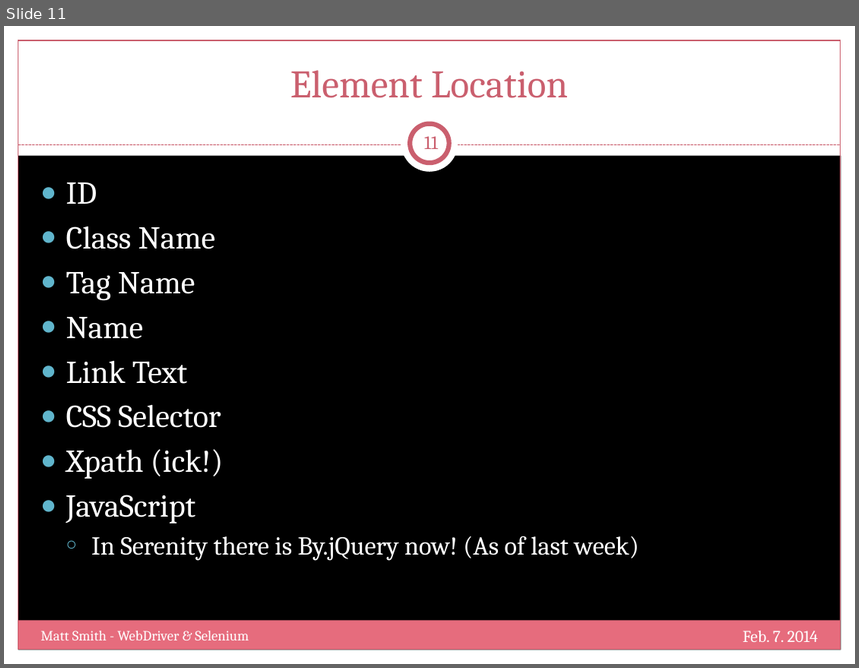
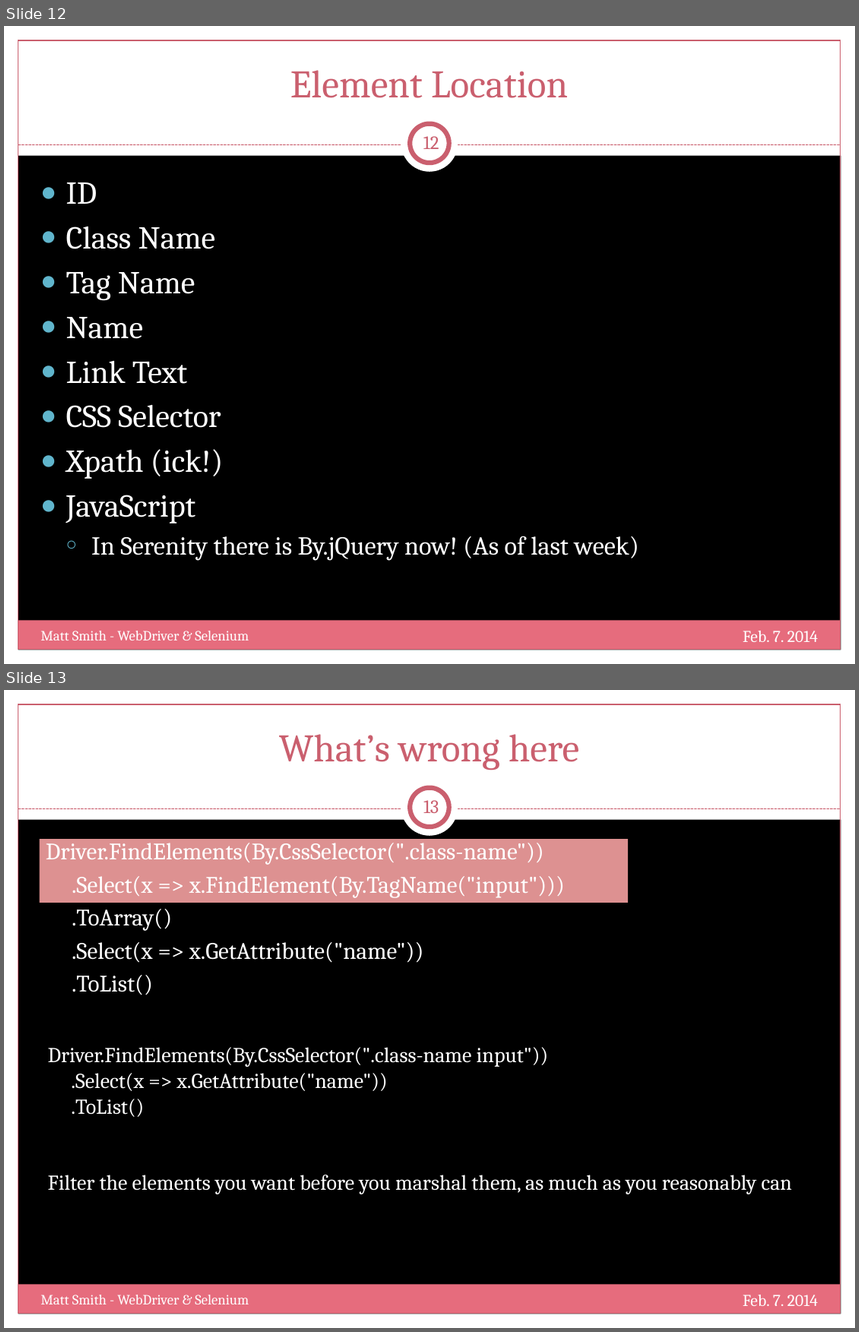
Before and after one commit to mtscout6/my-presentations, a slide deck: WebDriver/Slides.pptx. Shown one above the other, each under a label of ours: slide 11 before the commit, slides 12 and 13 after it. The pictures are 859x668 and 859x1332 pixels, drawn with LibreOffice and Linux fonts; fonts in the diff are those of the drawing; background and template pictures are left out. Boxes give left, top, right and bottom in pixels: in the first picture for what was removed or moved away, otherwise in the second. Text is boxed around its words. In the diff, an @@ line names an element or a change of style, - is before the commit and + after.

Commit message:
Added more slides for WebDriver presentation

```diff
--- a/WebDriver/Slides.pptx
+++ b/WebDriver/Slides.pptx
@@ slide 13 added at (4, 690, 855, 1328), background picture (left out); not listed: 9 template elements that a slide beside it also shows @@
@@ title added at (279, 734, 579, 770), 33 pt, text #CB5F6E @@
+What’s wrong here
@@ page number added at (424, 800, 439, 813), 16 pt, text #CB5F6E @@
+13
@@ rectangle added at (40, 839, 629, 903), fill #DD9191 @@
@@ text added at (46, 838, 565, 996), 20 pt, text #FFFFFF @@
+Driver.FindElements(By.CssSelector(".class-name"))
+.Select(x => x.FindElement(By.TagName("input")))
+.ToArray()
+.Select(x => x.GetAttribute("name"))
+.ToList()
@@ text added at (48, 1047, 549, 1117), 18 pt, text #FFFFFF @@
+Driver.FindElements(By.CssSelector(".class-name input"))
+.Select(x => x.GetAttribute("name"))
+.ToList()
@@ text added at (48, 1175, 793, 1195), 18 pt, text #FFFFFF @@
+Filter the elements you want before you marshal them, as much as you reasonably can
@@ text added at (40, 1295, 249, 1305), 12 pt, text #FFFFFF @@
+Matt Smith - WebDriver & Selenium
@@ text added at (743, 1295, 818, 1306), 14 pt, text #FFFFFF @@
+Feb. 7. 2014
@@ what was slide 11 is now slide 12 @@
@@ page number at (424, 136, 439, 149): text changed @@
-11
+12
```
Also in this commit, not shown: 4 slides changed, 3 other slides added, 1 other file.
